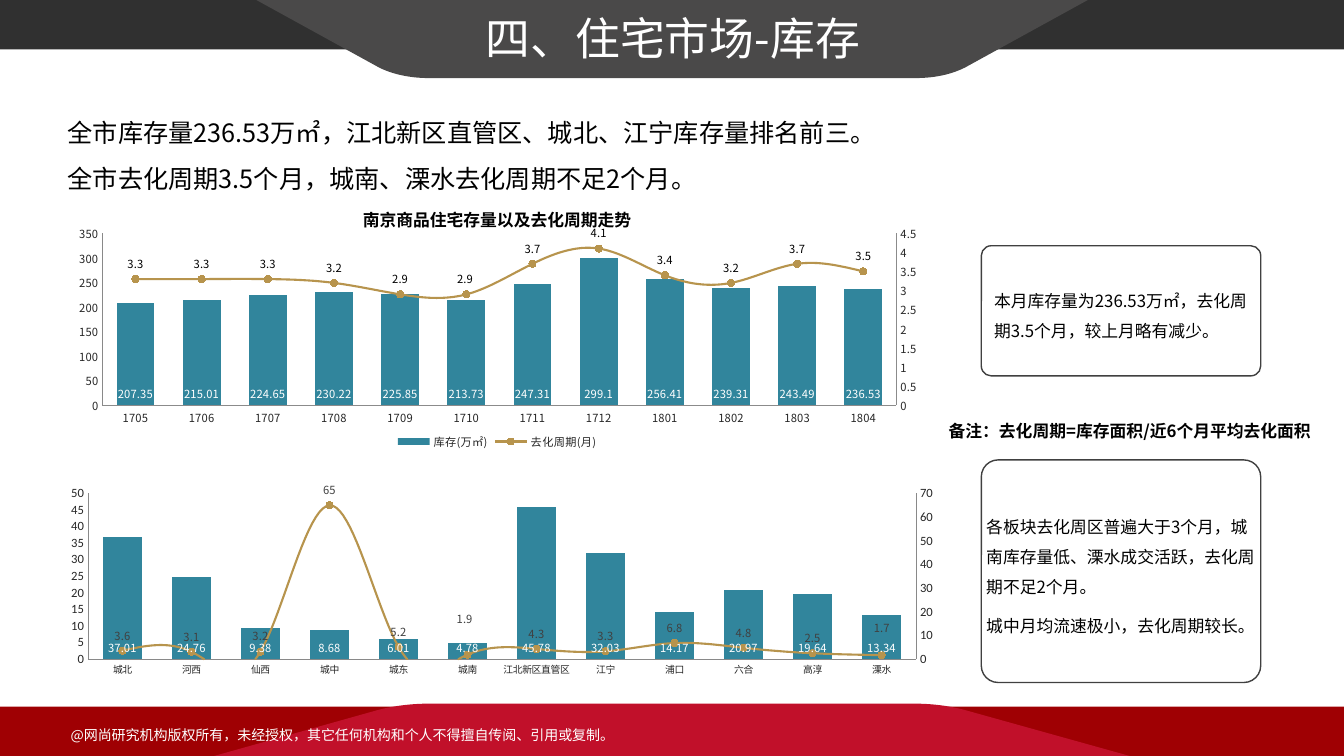
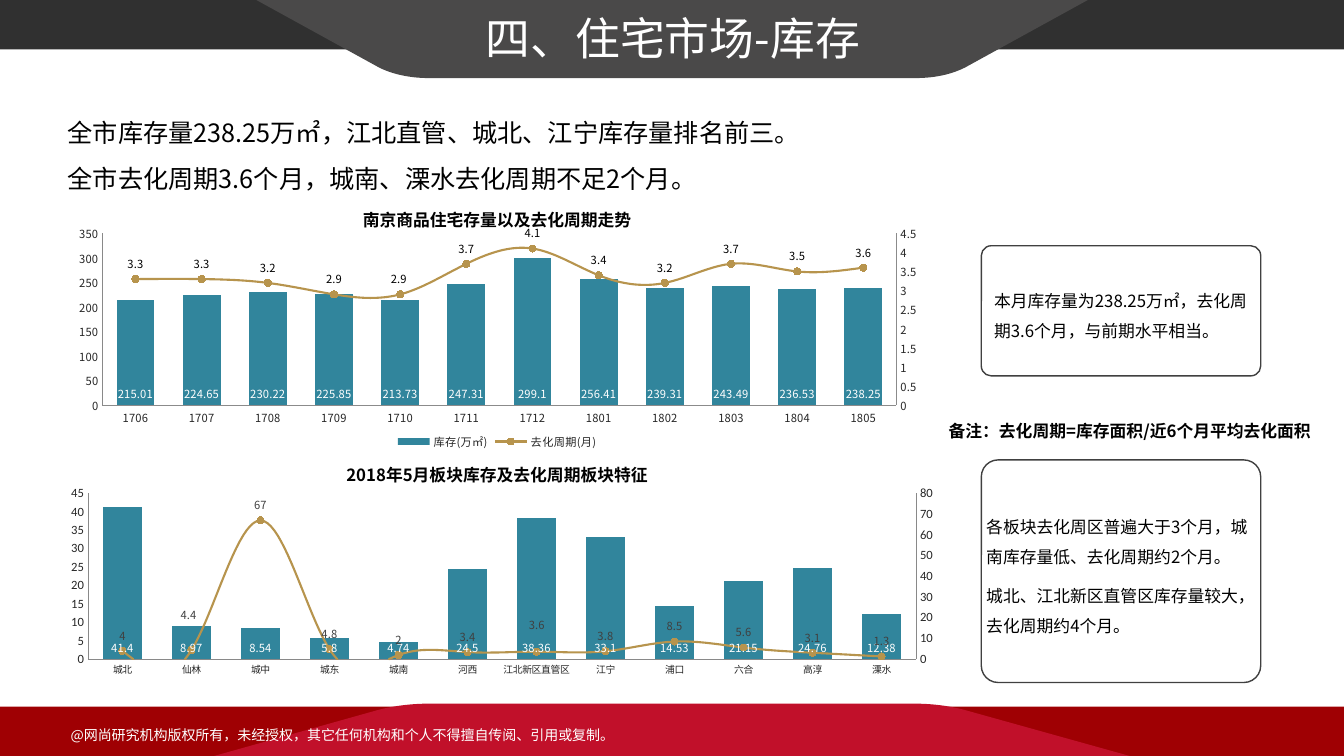
Before and after one commit to PengZiqiao/monthly_report, a slide deck: slide 3 of 网尚月报201804.pptx. Drawn at 1344x756 pixels with LibreOffice and Linux fonts; fonts in the diff are those of the drawing; background and template pictures are left out. Boxes give left, top, right and bottom in pixels: in the first picture for what was removed or moved away, otherwise in the second. Text is boxed around its words. In the diff, an @@ line names an element or a change of style, - is before the commit and + after.

```diff
--- a/网尚月报201804.pptx
+++ b/网尚月报201804.pptx
@@ text at box(68, 120, 800, 191): text changed @@
-全市库存量236.53万㎡，江北新区直管区、城北、江宁库存量排名前三。
-全市去化周期3.5个月，城南、溧水去化周期不足2个月。
+全市库存量238.25万㎡，江北直管、城北、江宁库存量排名前三。
+全市去化周期3.6个月，城南、溧水去化周期不足2个月。
@@ column chart at box(40, 216, 954, 454) @@
-categories: 1705, 1706, 1707, 1708, 1709, 1710, 1711, 1712, 1801, 1802, 1803, 1804
+categories: 1706, 1707, 1708, 1709, 1710, 1711, 1712, 1801, 1802, 1803, 1804, 1805
-库存(万㎡): 207.35, 215.01, 224.65, 230.22, 225.85, 213.73, 247.31, 299.1, 256.41, 239.31, 243.49, 236.53
+库存(万㎡): 215.01, 224.65, 230.22, 225.85, 213.73, 247.31, 299.1, 256.41, 239.31, 243.49, 236.53, 238.25
-去化周期(月): 3.3, 3.3, 3.3, 3.2, 2.9, 2.9, 3.7, 4.1, 3.4, 3.2, 3.7, 3.5
+去化周期(月): 3.3, 3.3, 3.2, 2.9, 2.9, 3.7, 4.1, 3.4, 3.2, 3.7, 3.5, 3.6
@@ data labels of 去化周期(月) changed @@
@@ text in rounded rectangle at box(986, 292, 1247, 634): text changed @@
-本月库存量为236.53万㎡，去化周期3.5个月，较上月略有减少。
+本月库存量为238.25万㎡，去化周期3.6个月，与前期水平相当。
@@ column chart at box(40, 478, 954, 716) @@
-categories: 城北, 河西, 仙西, 城中, 城东, 城南, 江北新区直管区, 江宁, 浦口, 六合, 高淳, 溧水
+categories: 城北, 仙林, 城中, 城东, 城南, 河西, 江北新区直管区, 江宁, 浦口, 六合, 高淳, 溧水
-Series 1: 37.01, 24.76, 9.38, 8.68, 6.01, 4.78, 45.78, 32.03, 14.17, 20.97, 19.64, 13.34
+Series 1: 41.4, 8.97, 8.54, 5.8, 4.74, 24.5, 38.36, 33.1, 14.53, 21.15, 24.76, 12.38
-Series 2: 3.6, 3.1, 3.2, 65, 5.2, 1.9, 4.3, 3.3, 6.8, 4.8, 2.5, 1.7
+Series 2: 4, 4.4, 67, 4.8, 2, 3.4, 3.6, 3.8, 8.5, 5.6, 3.1, 1.3
@@ data labels of Series 2 changed @@
@@ text added at box(346, 466, 647, 483), 12 pt, text #000000, bold @@
+2018年5月板块库存及去化周期板块特征
@@ text in rounded rectangle at box(986, 519, 1255, 634): text changed @@
-各板块去化周区普遍大于3个月，城南库存量低、溧水成交活跃，去化周期不足2个月。
-城中月均流速极小，去化周期较长。
+各板块去化周区普遍大于3个月，城南库存量低、去化周期约2个月。
+城北、江北新区直管区库存量较大，去化周期约4个月。
```
Also in this commit, not shown: 12 other slides changed, 2 other files.
